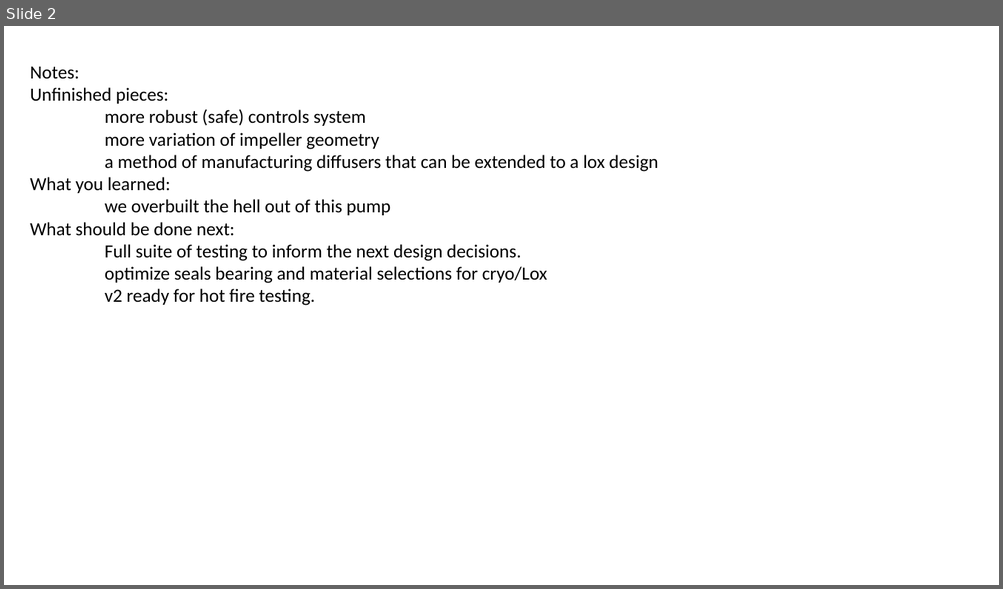
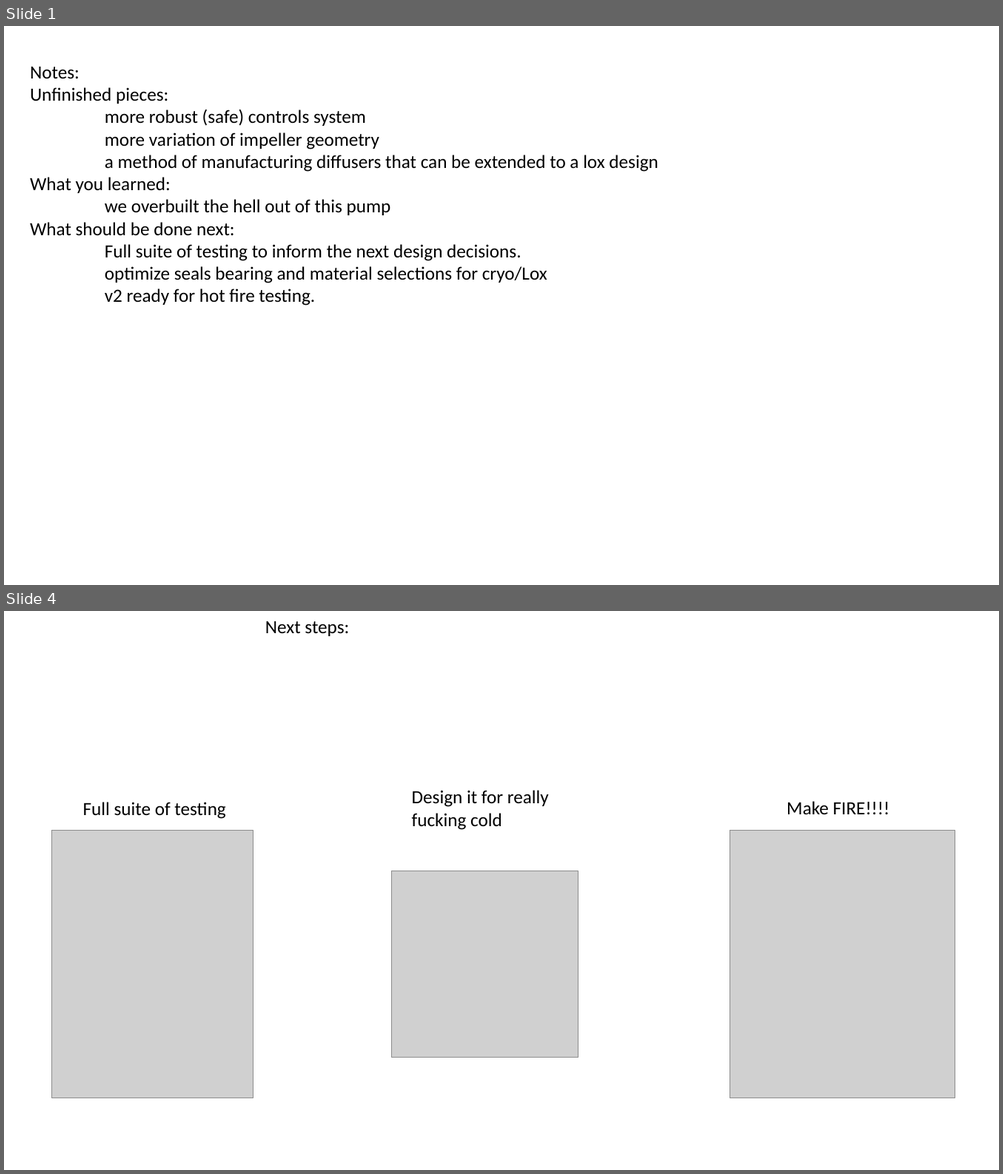
Before and after one commit to psas/electric-feed-system-prototype, a slide deck: Docs/Presentations/Slides/#10.pptx. Shown one above the other, each under a label of ours: slide 2 before the commit, slides 1 and 4 after it; the slides between them are not shown. The pictures are 1003x589 and 1003x1174 pixels, drawn with LibreOffice and Linux fonts; fonts in the diff are those of the drawing; grey boxes stand for pictures. Boxes give left, top, right and bottom in pixels: in the first picture for what was removed or moved away, otherwise in the second. Text is boxed around its words. In the diff, an @@ line names an element or a change of style, - is before the commit and + after.

```diff
--- a/Docs/Presentations/Slides/#10.pptx
+++ b/Docs/Presentations/Slides/#10.pptx
@@ slide 4 added at (4, 611, 999, 1170), background #FFFFFF @@
@@ text added at (265, 621, 349, 636), 18 pt, text #000000 @@
+Next steps:
@@ text added at (83, 802, 225, 819), 18 pt, text #000000 @@
+Full suite of testing
@@ text added at (412, 790, 549, 830), 18 pt, text #000000 @@
+Design it for really fucking cold
@@ text added at (786, 801, 890, 815), 18 pt, text #000000 @@
+Make FIRE!!!!
@@ picture added at (52, 830, 253, 1098) @@
@@ picture added at (729, 830, 955, 1098) @@
@@ picture added at (391, 871, 578, 1058) @@
@@ what was slide 2 is now slide 1 @@
```
Also in this commit, not shown: 2 other slides added, 2 slides removed, 2 other files.
